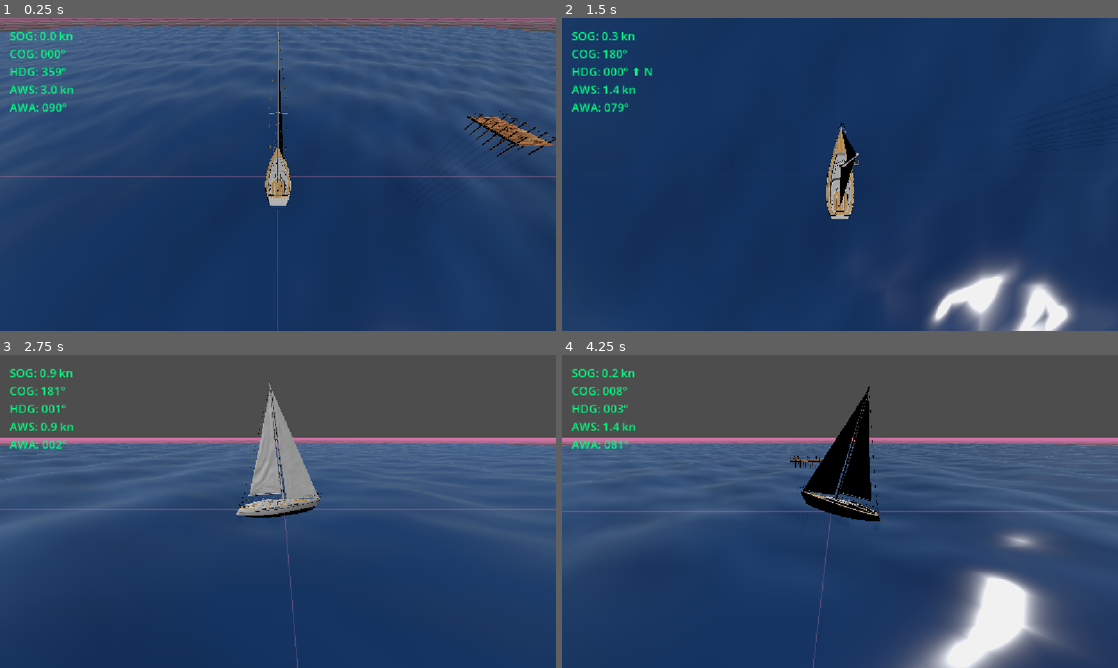
Above: before the commit, frames 1-4 (two rows, left to right).
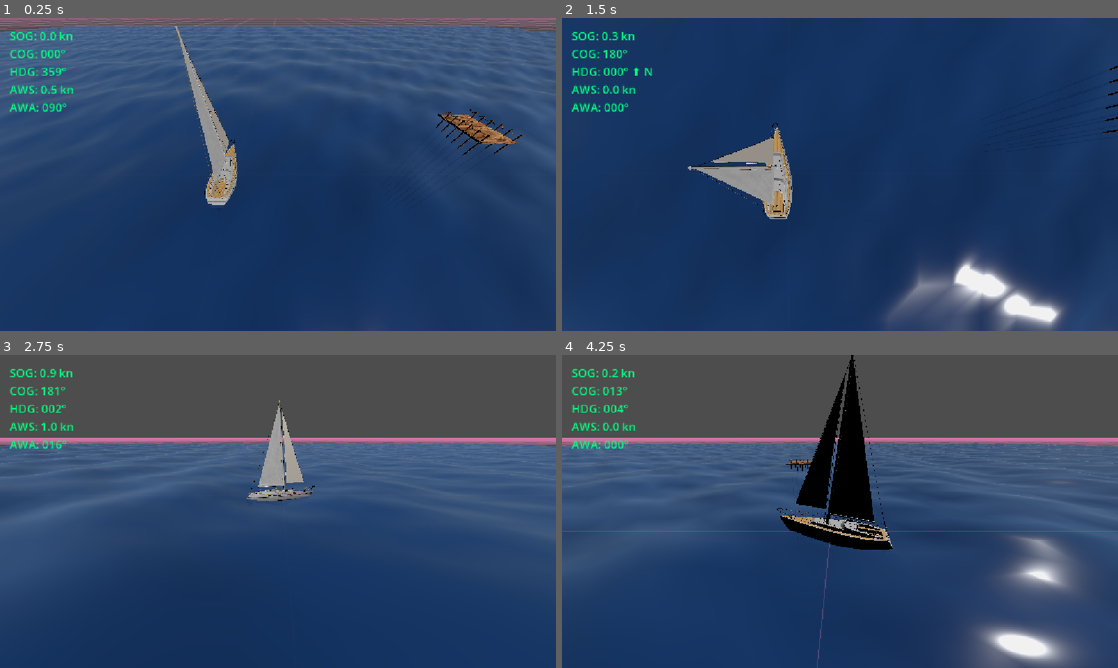
Above: after the commit, the same moments.

Repository: ivanmielnic5-eye/NaveGo
Game: Godot game, scene res://main.tscn
Two runs of this game, one before a commit and one after it. Both use one fixed random seed, a clock stepped at 60 frames per second and the inputs below.
Inputs:
- Up to frame 1 (0.25 s): no input
- Up to frame 2 (1.5 s): tap Enter at 0.5 s; hold D 0.53-1.28 s; tap 1 at 0.6 s; hold S from 1.28 s (still down); tap 2 at 1.35 s
- Up to frame 3 (2.75 s): release S at 2.03 s; hold D from 2.03 s (still down); tap 3 at 2.1 s
- Up to frame 4 (4.25 s): release D at 2.78 s; hold W 2.78-3.53 s; tap 4 at 2.85 s; hold A from 3.53 s (still down); tap 5 at 3.6 s

The runs differ from the first frame. In frame 1, 6.1% of the frame differs, in the area x 0-100%, y 0-100%; in frame 2, 8.3%; in frame 3, 2.9%; in frame 4, 12%.

Commit message:
Godot: timon fisico funcional + sailboat_v2 + script rudder_controller
- sailboat_v2.glb importado y centrado (rotado 180 Y para orientacion)
- Mesh viejo (Perimetro_Velero) oculto
- Timon movido a su posicion correcta
- rudder_controller.gd: timon visual sigue A/D + aplica torque proporcional
- main.gd: torque A/D desactivado (ahora lo maneja rudder_controller)
- Torque proporcional al angulo del timon y a la velocidad del barco
- Autoload rudder_controller desactivado (script corre desde nodo en escena)

Estado: barco navega, gira proporcional al timon, flota realista.

Diff:
--- a/main.tscn
+++ b/main.tscn
@@ -4,10 +4,12 @@
 [ext_resource type="Script" uid="uid://cqnmdtfw286wl" path="res://scripts/water.gd" id="2_water"]
 [ext_resource type="Script" uid="uid://cgagsuw3rdi18" path="res://scripts/wind.gd" id="3_wind"]
 [ext_resource type="Script" uid="uid://c8bv0gx72hlkf" path="res://scripts/float_cube.gd" id="4_float"]
+[ext_resource type="PackedScene" uid="uid://dyayq8avm6bof" path="res://sailboat_v2.glb" id="4_vivmo"]
 [ext_resource type="PackedScene" uid="uid://di5wodx1u7jwt" path="res://sailboat.glb" id="5_5vw27"]
 [ext_resource type="Script" uid="uid://cb33cjj56t8br" path="res://scripts/HeadingWindIntegrator.gd" id="5_hwi"]
 [ext_resource type="Script" uid="uid://ou2qejqnr812" path="res://scripts/Monitor.gd" id="6_monitor"]
 [ext_resource type="Script" uid="uid://cgibfpqjqhy7p" path="res://scripts/grid_reference.gd" id="7_grid"]
+[ext_resource type="Script" uid="uid://pf4sorbqgght" path="res://rudder_controller.gd" id="8_2cqfq"]
 [ext_resource type="Script" uid="uid://d1enlhb14let1" path="res://scripts/camara_seguimiento.gd" id="9_kek77"]
 [ext_resource type="Script" uid="uid://jbgery1880rg" path="res://scripts/ground_truth_logger.gd" id="10_4c57u"]
 [ext_resource type="Script" uid="uid://c1buqu40ymly0" path="res://scripts/timonel_bridge.gd" id="11_efxa6"]
@@ -80,7 +82,7 @@
 direction_variation = 0.0
 
 [node name="SailboatBody" type="RigidBody3D" parent="." unique_id=1325920536]
-transform = Transform3D(1, 0, 0, 0, 1, 0, 0, 0, 1, 0, 0.5, 0)
+transform = Transform3D(1, 0, 0, 0, 1, 0, 0, 0, 1, 5.50778, 0, 0)
 mass = 8000.0
 script = ExtResource("4_float")
 
@@ -127,6 +129,19 @@
 
 [node name="Perimetro_Velero" parent="SailboatBody" unique_id=1438879205 instance=ExtResource("5_5vw27")]
 transform = Transform3D(-0.00592, 0, 0, 0, 0.00592, 0, 0, 0, -0.00592, 0, 0, 0)
+visible = false
+
+[node name="sailboat_v2" parent="SailboatBody" unique_id=583481980 instance=ExtResource("4_vivmo")]
+transform = Transform3D(-1, 0, -8.742278e-08, 0, 1, 0, 8.742278e-08, 0, -1, -5.973744, -0.5, -0.36971202)
+
+[node name="Timon" parent="SailboatBody/sailboat_v2/Sketchfab_model/cb932ba4034643229ae0ba7c02f6db1f_fbx/RootNode/Sailboat/Object_4" parent_id_path=PackedInt32Array(583481980, 180681079) index="0" unique_id=2033269585]
+
+[node name="Viento" parent="SailboatBody/sailboat_v2" index="5" unique_id=808628408]
+visible = false
+
+[node name="RudderController" type="Node3D" parent="SailboatBody" unique_id=1804757359]
+script = ExtResource("8_2cqfq")
+metadata/timon = true
 
 [node name="HeadingIntegrator" type="Node" parent="." unique_id=2144483926]
 script = ExtResource("5_hwi")
@@ -184,3 +199,5 @@
 cam4_path = NodePath("../Cam4_Subjetiva")
 cam5_path = NodePath("../Cam5_Lateral_Izq")
 cam6_path = NodePath("../Cam6_Fija_Muelle")
+
+[editable path="SailboatBody/sailboat_v2"]
--- a/project.godot
+++ b/project.godot
@@ -20,6 +20,10 @@
 window/stretch/mode="canvas_items"
 window/stretch/aspect="expand"
 
+[filesystem]
+
+import/blender/enabled=false
+
 [physics]
 
 3d/physics_engine="Jolt Physics"
--- /dev/null
+++ b/rudder_controller.gd
@@ -0,0 +1,63 @@
+extends Node
+
+@export var angulo_maximo : float = 35.0
+@export var velocidad_giro : float = 60.0
+@export var nombre_timon : String = "Timon"
+@export var torque_max : float = 3000.0
+@export var velocidad_min_efecto : float = 0.5
+@export var invertir : bool = false
+
+var _timon : Node3D = null
+var _sailboat : RigidBody3D = null
+var _angulo_actual : float = 0.0
+var _rotacion_inicial_z : float = 0.0
+
+func _ready():
+	await get_tree().process_frame
+	var escena = get_tree().current_scene
+	if escena == null:
+		push_error("[Rudder] No hay escena")
+		return
+	_timon = escena.find_child(nombre_timon, true, false)
+	if _timon == null:
+		push_error("[Rudder] No se encontro: " + nombre_timon)
+		return
+	print("[Rudder] Timon encontrado: ", _timon.get_path())
+	_rotacion_inicial_z = _timon.rotation_degrees.z
+
+	_sailboat = escena.find_child("SailboatBody", true, false) as RigidBody3D
+	if _sailboat == null:
+		push_warning("[Rudder] SailboatBody no encontrado. Sin fisica.")
+	else:
+		print("[Rudder] SailboatBody: ", _sailboat.get_path())
+
+func _process(delta):
+	if _timon == null:
+		return
+	var direccion : float = 0.0
+	if Input.is_key_pressed(KEY_A):
+		direccion = 1.0
+	if Input.is_key_pressed(KEY_D):
+		direccion = -1.0
+	if invertir:
+		direccion = -direccion
+
+	if abs(direccion) > 0.01:
+		_angulo_actual += direccion * velocidad_giro * delta
+		_angulo_actual = clamp(_angulo_actual, -angulo_maximo, angulo_maximo)
+	else:
+		_angulo_actual = move_toward(_angulo_actual, 0.0, velocidad_giro * delta * 2.0)
+
+	_timon.rotation_degrees.z = _rotacion_inicial_z + _angulo_actual
+
+func _physics_process(_delta):
+	if _sailboat == null:
+		return
+	var fraccion : float = _angulo_actual / angulo_maximo
+	if abs(fraccion) < 0.01:
+		return
+	var vel = _sailboat.linear_velocity
+	var speed = Vector2(vel.x, vel.z).length()
+	var eficiencia : float = clamp(speed / velocidad_min_efecto, 0.0, 1.0)
+	var torque : float = fraccion * torque_max * eficiencia
+	_sailboat.apply_torque(Vector3.UP * torque)
--- /dev/null
+++ b/scripts/_descartados/wake_emitter.gd
@@ -0,0 +1,166 @@
+extends Node3D
+
+# ============================================================
+# WAKE EMITTER v3 - Estela con patron de Kelvin + expansion
+# ============================================================
+# Basado en:
+# - Patron de Kelvin: V con semiangulo 19.5 grados (fisica real)
+# - Scale curve: la espuma crece durante su vida (se expande)
+# - Sub-emitter: al morir una particula grande, nace una chica
+#   que se dispersa mas -> simula la bifurcacion de la ola
+# - Alta transparencia para que se vea como agua, no humo
+
+@export var sog_min_kn: float = 0.3
+@export var sog_max_kn: float = 4.5
+@export var foam_color: Color = Color(0.9, 0.94, 1.0, 0.38)
+@export var kelvin_half_angle_deg: float = 19.5
+
+var _boat: RigidBody3D = null
+var _emisores: Array[GPUParticles3D] = []
+var _sub_emisor_popa: GPUParticles3D = null
+
+func _ready() -> void:
+	_boat = get_parent() as RigidBody3D
+	if _boat == null:
+		push_warning("[WakeEmitter] Padre no es RigidBody3D.")
+		return
+
+	# --- Sub-emisor (particulas chicas que salen de las grandes) ---
+	_sub_emisor_popa = _crear_sub_emisor("FoamSpray", 300)
+
+	# --- Proa babor / estribor (angulo Kelvin) ---
+	var ang := deg_to_rad(kelvin_half_angle_deg)
+	var dir_babor := Vector3(-sin(ang), 0.0, -cos(ang))
+	var dir_estribor := Vector3( sin(ang), 0.0, -cos(ang))
+	_emisores.append(_crear_emisor("BowWake_Port", Vector3(-1.2, -0.35, -4.5), 600, dir_babor, false))
+	_emisores.append(_crear_emisor("BowWake_Stbd", Vector3( 1.2, -0.35, -4.5), 600, dir_estribor, false))
+
+	# --- Popa: emisor principal con sub-emisor ---
+	_emisores.append(_crear_emisor("SternWake", Vector3(0, -0.35, 5.2), 900, Vector3(0, 0.05, 1), true))
+
+	print("[WakeEmitter] Activo v3. Kelvin %.1f grados. %d emisores + 1 sub-emisor." % [kelvin_half_angle_deg, _emisores.size()])
+
+func _crear_emisor(nombre: String, pos_local: Vector3, cantidad: int, dir_local: Vector3, con_subemisor: bool) -> GPUParticles3D:
+	var emisor := GPUParticles3D.new()
+	emisor.name = nombre
+	emisor.position = pos_local
+	emisor.amount = cantidad
+	emisor.lifetime = 5.5
+	emisor.local_coords = false
+	emisor.emitting = false
+	emisor.one_shot = false
+	emisor.visibility_aabb = AABB(Vector3(-100, -5, -100), Vector3(200, 10, 200))
+	emisor.randomness = 0.7
+	emisor.fixed_fps = 30
+
+	if con_subemisor and _sub_emisor_popa != null:
+		emisor.sub_emitter = emisor.get_path_to(_sub_emisor_popa)
+
+	var mat := ParticleProcessMaterial.new()
+	mat.emission_shape = ParticleProcessMaterial.EMISSION_SHAPE_BOX
+	mat.emission_box_extents = Vector3(0.8, 0.05, 0.5)
+	mat.direction = dir_local
+	mat.spread = 25.0
+	mat.initial_velocity_min = 0.1
+	mat.initial_velocity_max = 0.35
+	mat.gravity = Vector3(0, -0.1, 0)
+	mat.damping_min = 0.3
+	mat.damping_max = 0.9
+	# Escala: arranca chico, crece, se mantiene, se achica al morir
+	mat.scale_min = 0.25
+	mat.scale_max = 0.6
+	mat.scale_curve = _curve_expansiva()
+
+	var ramp := Gradient.new()
+	ramp.set_color(0, Color(foam_color.r, foam_color.g, foam_color.b, 0.0))
+	ramp.add_point(0.05, Color(foam_color.r, foam_color.g, foam_color.b, foam_color.a))
+	ramp.add_point(0.5, Color(foam_color.r, foam_color.g, foam_color.b, foam_color.a * 0.5))
+	ramp.set_color(1, Color(foam_color.r, foam_color.g, foam_color.b, 0.0))
+	var ramp_tex := GradientTexture1D.new()
+	ramp_tex.gradient = ramp
+	mat.color_ramp = ramp_tex
+	emisor.process_material = mat
+	emisor.draw_pass_1 = _quad_espuma(1.0)
+	add_child(emisor)
+	return emisor
+
+func _crear_sub_emisor(nombre: String, cantidad: int) -> GPUParticles3D:
+	var emisor := GPUParticles3D.new()
+	emisor.name = nombre
+	emisor.amount = cantidad
+	emisor.lifetime = 2.0
+	emisor.local_coords = false
+	emisor.emitting = true   # El sub-emisor solo emite cuando lo invoca el padre
+	emisor.one_shot = false
+	emisor.visibility_aabb = AABB(Vector3(-100, -5, -100), Vector3(200, 10, 200))
+
+	var mat := ParticleProcessMaterial.new()
+	mat.emission_shape = ParticleProcessMaterial.EMISSION_SHAPE_SPHERE
+	mat.emission_sphere_radius = 0.5
+	mat.direction = Vector3(0, 0.05, 0)
+	mat.spread = 180.0    # Se dispersa en todas direcciones -> bifurcacion
+	mat.initial_velocity_min = 0.05
+	mat.initial_velocity_max = 0.3
+	mat.gravity = Vector3(0, -0.05, 0)
+	mat.damping_min = 0.5
+	mat.damping_max = 1.5
+	mat.scale_min = 0.15
+	mat.scale_max = 0.35
+
+	var ramp := Gradient.new()
+	ramp.set_color(0, Color(foam_color.r, foam_color.g, foam_color.b, 0.0))
+	ramp.add_point(0.1, Color(foam_color.r, foam_color.g, foam_color.b, foam_color.a * 0.7))
+	ramp.set_color(1, Color(foam_color.r, foam_color.g, foam_color.b, 0.0))
+	var ramp_tex := GradientTexture1D.new()
+	ramp_tex.gradient = ramp
+	mat.color_ramp = ramp_tex
+	emisor.process_material = mat
+	emisor.draw_pass_1 = _quad_espuma(0.6)
+	add_child(emisor)
+	return emisor
+
+func _quad_espuma(tamano: float) -> QuadMesh:
+	var quad := QuadMesh.new()
+	quad.size = Vector2(tamano, tamano)
+	var mat := StandardMaterial3D.new()
+	mat.shading_mode = BaseMaterial3D.SHADING_MODE_UNSHADED
+	mat.transparency = BaseMaterial3D.TRANSPARENCY_ALPHA
+	mat.billboard_mode = BaseMaterial3D.BILLBOARD_FIXED_Y
+	mat.vertex_color_use_as_albedo = true
+	mat.albedo_color = Color(1, 1, 1, 1)
+	# Textura radial con borde irregular (mas "espuma" que "pelota")
+	var grad := Gradient.new()
+	grad.set_color(0, Color(1, 1, 1, 0.85))
+	grad.add_point(0.5, Color(1, 1, 1, 0.4))
+	grad.set_color(1, Color(1, 1, 1, 0.0))
+	var tex := GradientTexture2D.new()
+	tex.gradient = grad
+	tex.width = 64
+	tex.height = 64
+	tex.fill = GradientTexture2D.FILL_RADIAL
+	tex.fill_from = Vector2(0.5, 0.5)
+	tex.fill_to = Vector2(1.0, 0.5)
+	mat.albedo_texture = tex
+	quad.material = mat
+	return quad
+
+func _curve_expansiva() -> CurveTexture:
+	# Crece durante toda la vida -> efecto de "abrirse"
+	var c := Curve.new()
+	c.add_point(Vector2(0.0, 0.3))
+	c.add_point(Vector2(0.3, 0.8))
+	c.add_point(Vector2(0.7, 1.5))
+	c.add_point(Vector2(1.0, 2.2))
+	var ct := CurveTexture.new()
+	ct.curve = c
+	return ct
+
+func _physics_process(_delta: float) -> void:
+	if _boat == null or _emisores.is_empty():
+		return
+	var sog_kn: float = _boat.linear_velocity.length() * 1.94384
+	var t: float = clamp((sog_kn - sog_min_kn) / (sog_max_kn - sog_min_kn), 0.0, 1.0)
+	var emitir := t > 0.05
+	for em in _emisores:
+		em.emitting = emitir
+		em.amount_ratio = t
Not shown, added: rudder_controller.gd.uid
Binary file added: sailboat_v2.glb
Binary file added: sailboat_v2_Image_0.png
Binary file added: sailboat_v2_Image_1.png
Binary file added: sailboat_v2_Image_2.png
Not shown, added: scripts/_descartados/wake_emitter.gd.uid
